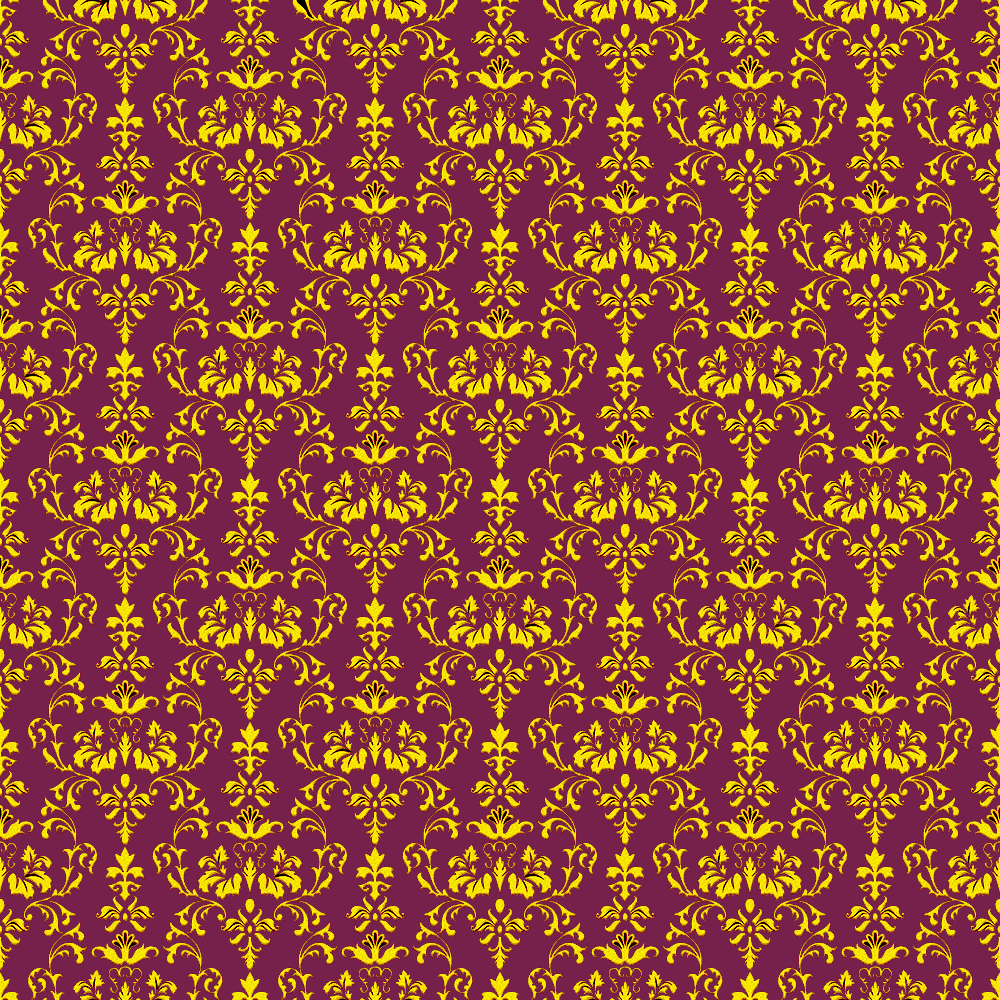
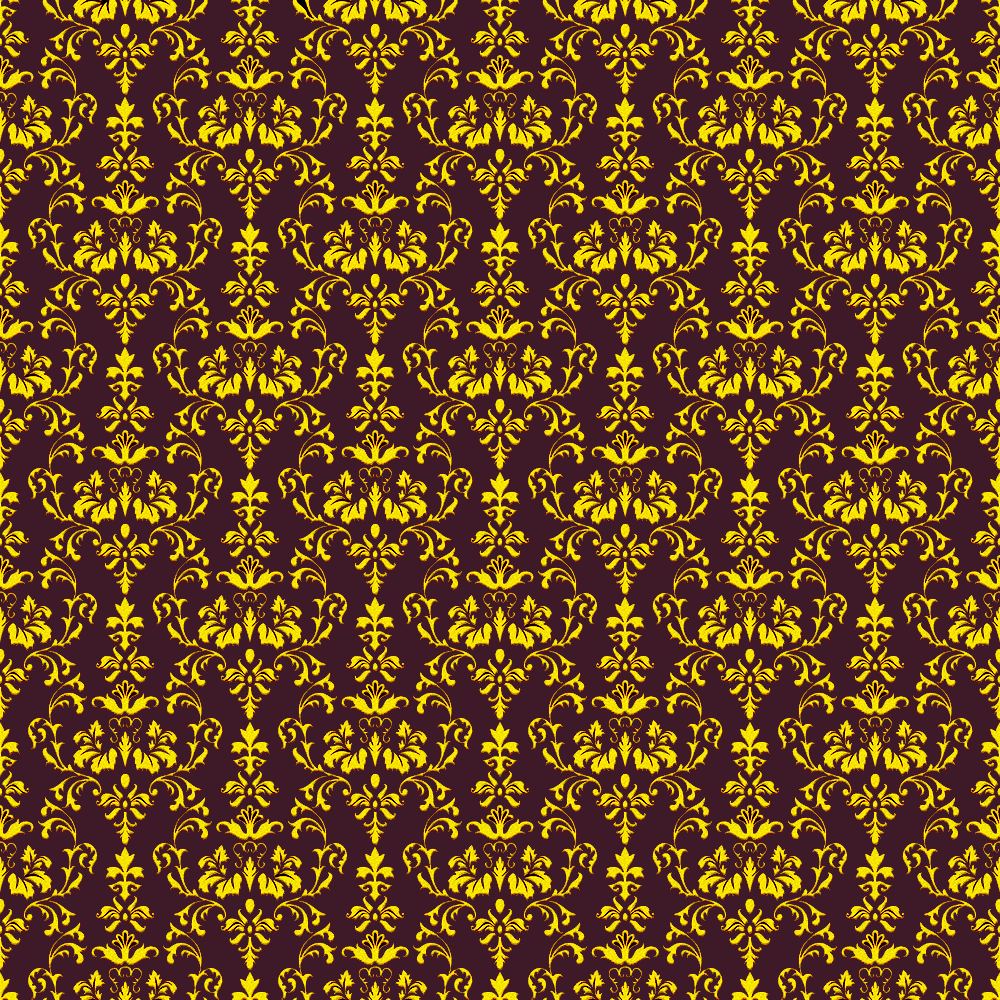
Two versions of the same layered image (1000 x 1000). Layer-by-layer changes:
painted on "Background" over left=0, top=0, right=1000, bottom=1000
